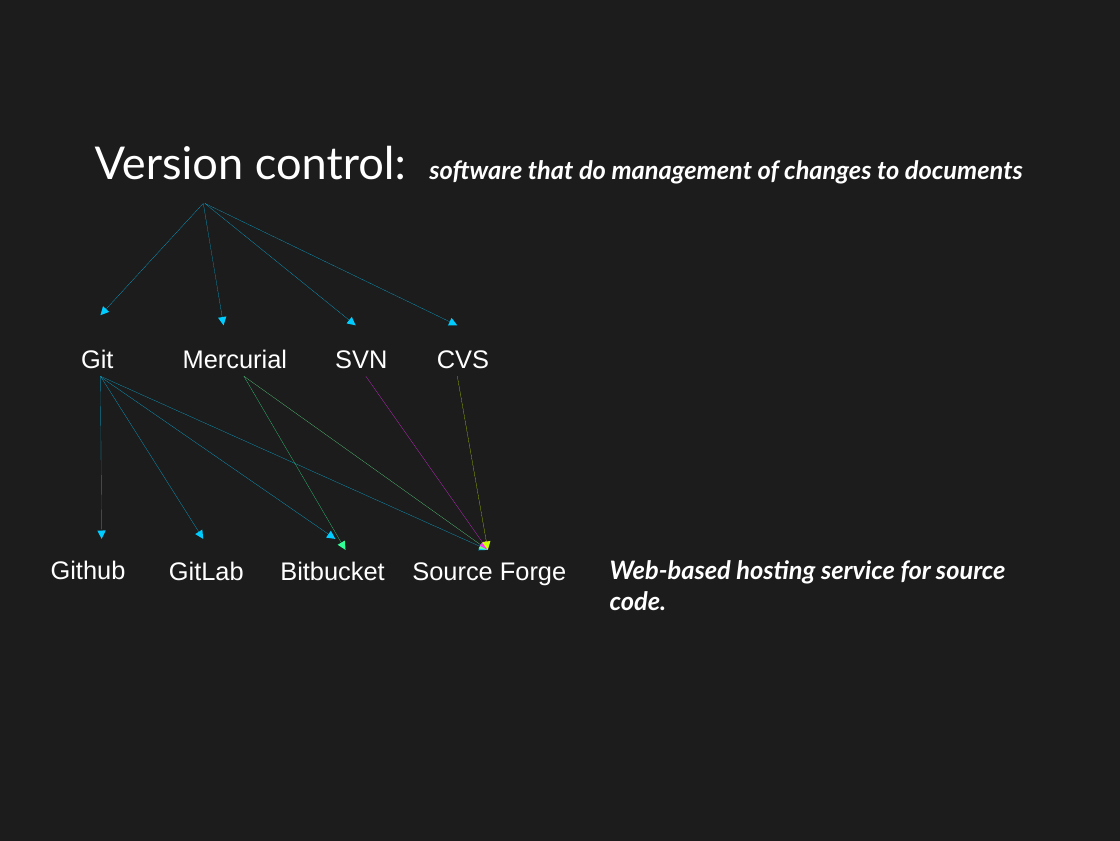
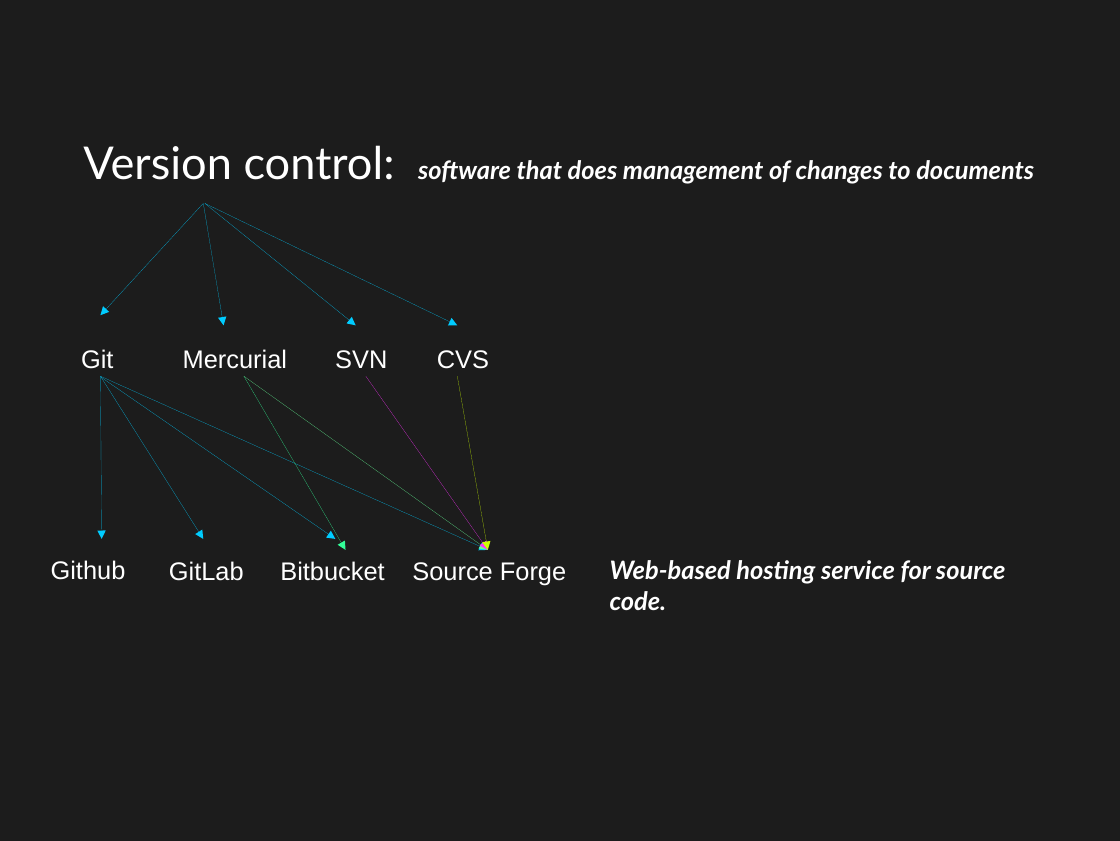
Before and after one commit to jngaravitoc/github_hands_on, a slide deck: slide 2 of git.odp. Drawn at 1120x841 pixels with LibreOffice and Linux fonts; fonts in the diff are those of the drawing. Boxes give left, top, right and bottom in pixels: in the first picture for what was removed or moved away, otherwise in the second. Text is boxed around its words. In the diff, an @@ line names an element or a change of style, - is before the commit and + after.

```diff
--- a/git.odp
+++ b/git.odp
@@ title at [83, 145, 1034, 184]: text changed @@
-Version control: software that do management of changes to documents
+Version control: software that does management of changes to documents
```
Also in this commit, not shown: 8 other slides changed, 1 other file.
